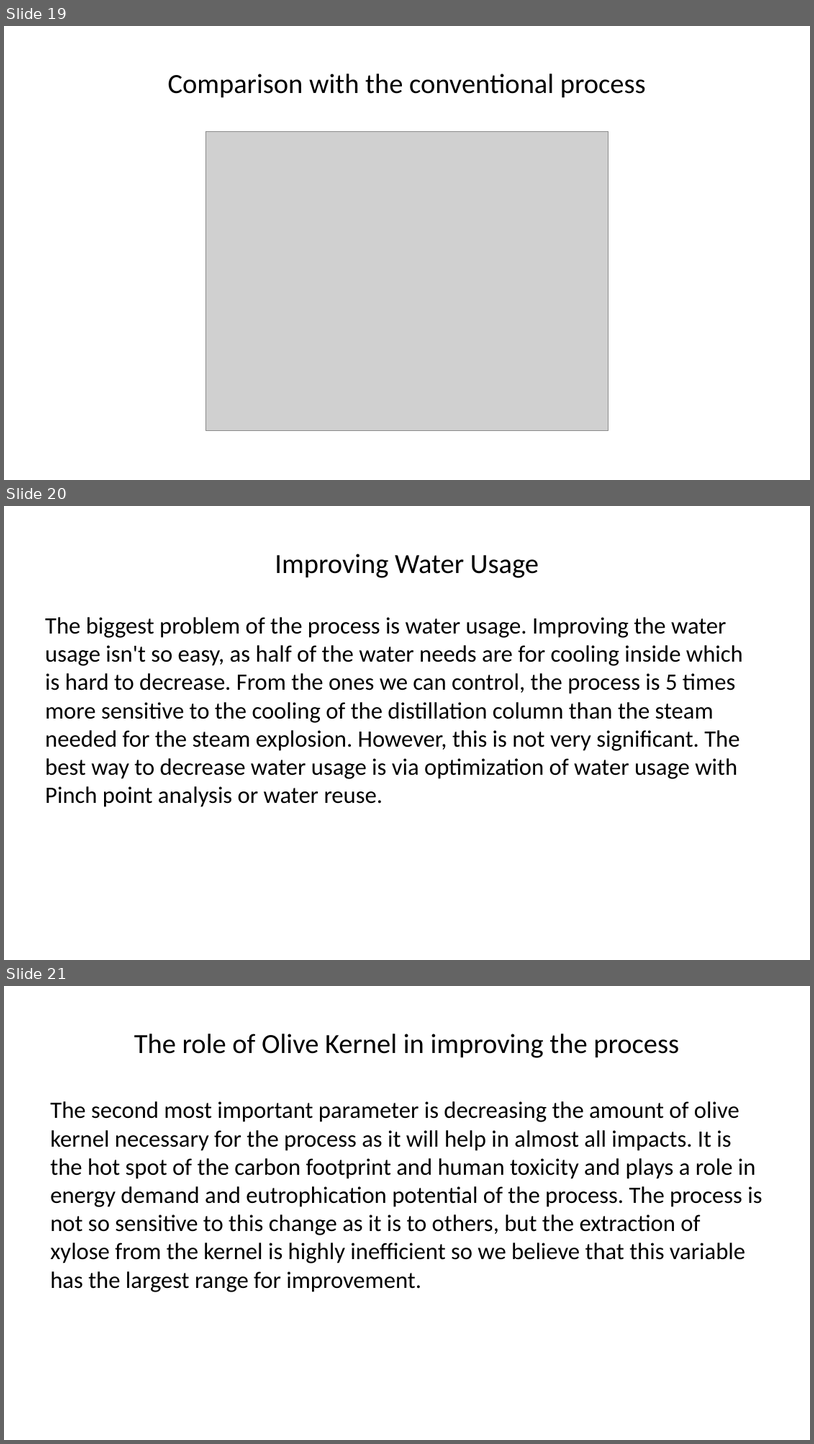
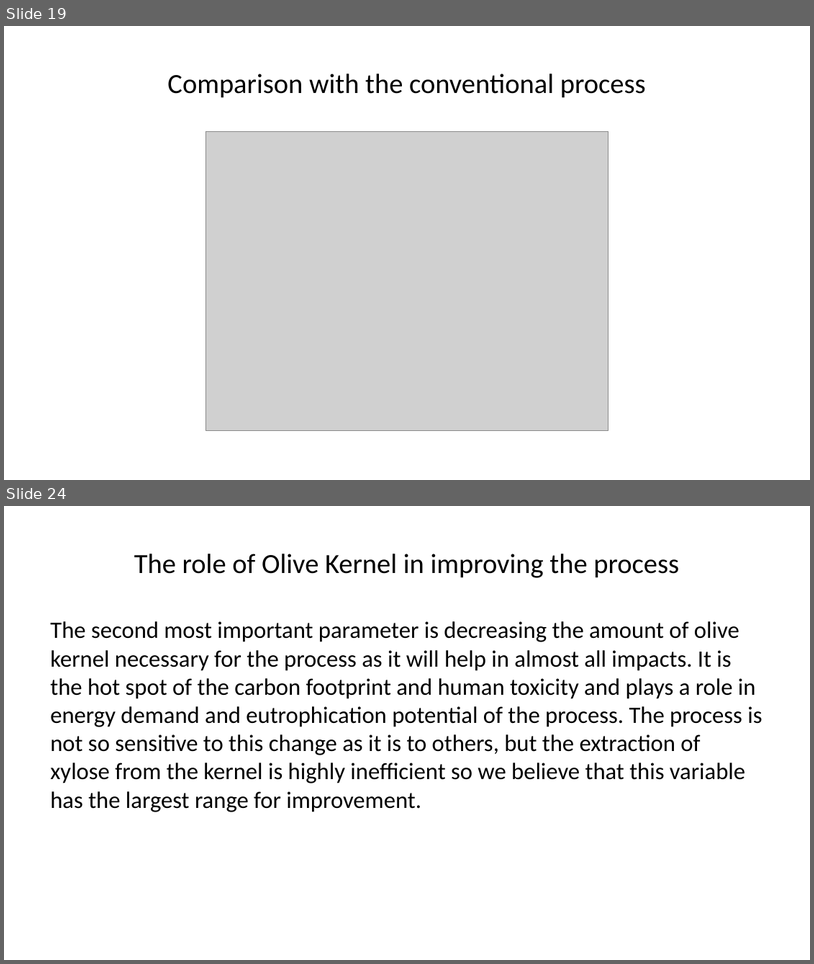
Before and after one commit to Vidianos-Giannitsis/Process-Design, a slide deck: LCA/cyclopentanone_olive_kernel_lca_presentation.pptx. Shown one above the other, each under a label of ours: slides 19, 20 and 21 before the commit, slides 19 and 24 after it; the slides between them are not shown. The pictures are 814x1444 and 814x964 pixels, drawn with LibreOffice and Linux fonts; fonts in the diff are those of the drawing; grey boxes stand for pictures. Boxes give left, top, right and bottom in pixels: in the first picture for what was removed or moved away, otherwise in the second. Text is boxed around its words. In the diff, an @@ line names an element or a change of style, - is before the commit and + after.

```diff
--- a/LCA/cyclopentanone_olive_kernel_lca_presentation.pptx
+++ b/LCA/cyclopentanone_olive_kernel_lca_presentation.pptx
@@ slide 20 removed at (4, 506, 810, 960), background #FFFFFF @@
@@ title removed at (275, 554, 539, 578) @@
-Improving Water Usage
@@ text removed at (45, 617, 743, 807) @@
-The biggest problem of the process is water usage. Improving the water usage isn't so easy, as half of the water needs are for cooling inside which is hard to decrease. From the ones we can control, the process is 5 times more sensitive to the cooling of the distillation column than the steam needed for the steam explosion. However, this is not very significant. The best way to decrease water usage is via optimization of water usage with Pinch point analysis or water reuse.
@@ what was slide 21 is now slide 24 @@
```
Also in this commit, not shown: 2 slides changed, 4 slides added, 4 other files.
